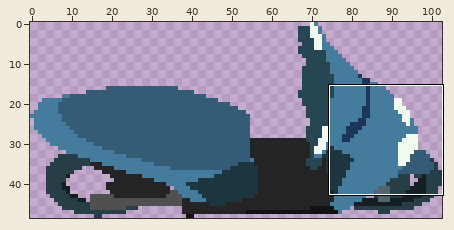
Sprite sheet: images/motorbike-motorbike2parked-000.png. Above: a wide view before the commit, with the close-up outlined.
Close-up. Before:
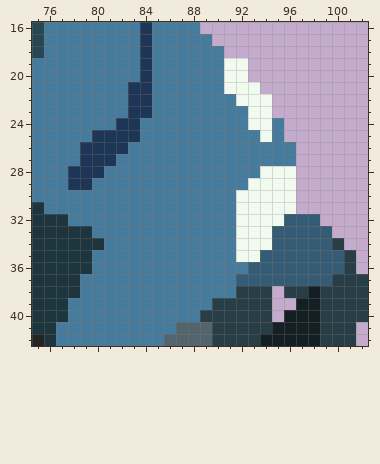
The file is 103x49 pixels. Shown: x 75..102, y 16..42.
After the commit:
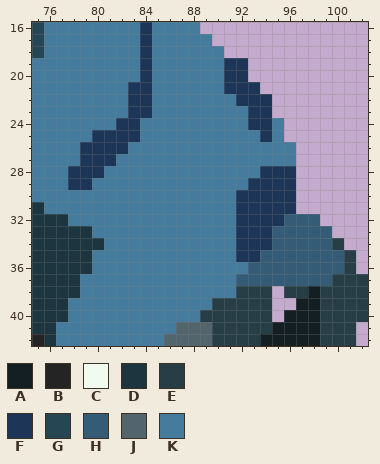
Palette (. is transparent): A #141f24  B #242424  C #f1faee  D #1c353e  E #273e47  F #1d3557  G #264653  H #345c76  J #52656c  K #457b9d
Difference:
Colour C becomes colour F in rows 19 to 20 at x 91 to 92; in row 21 at x 91 to 93; in row 22 at x 92 to 94; in rows 23 to 24 at x 93 to 94; in row 25 at x 94; in row 28 at x 94 to 96.
Colour C becomes colour F in row 29 at x 93 to 96; in rows 30 to 31 at x 92 to 96; in row 32 at x 92 to 95; in rows 33 to 34 at x 92 to 94; in row 35 at x 92 to 93.
Pixel boxes of the changes (left, top, right, bottom) in both close-ups:
changed: (224, 58, 296, 262)
